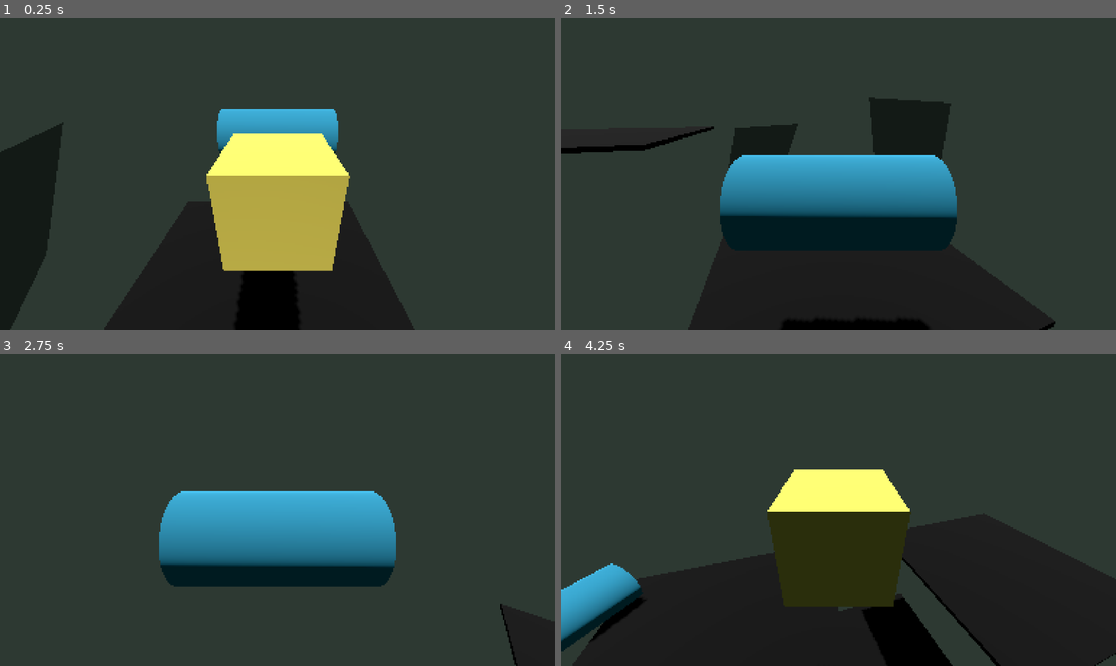
Above: before the commit, frames 1-4 (two rows, left to right).
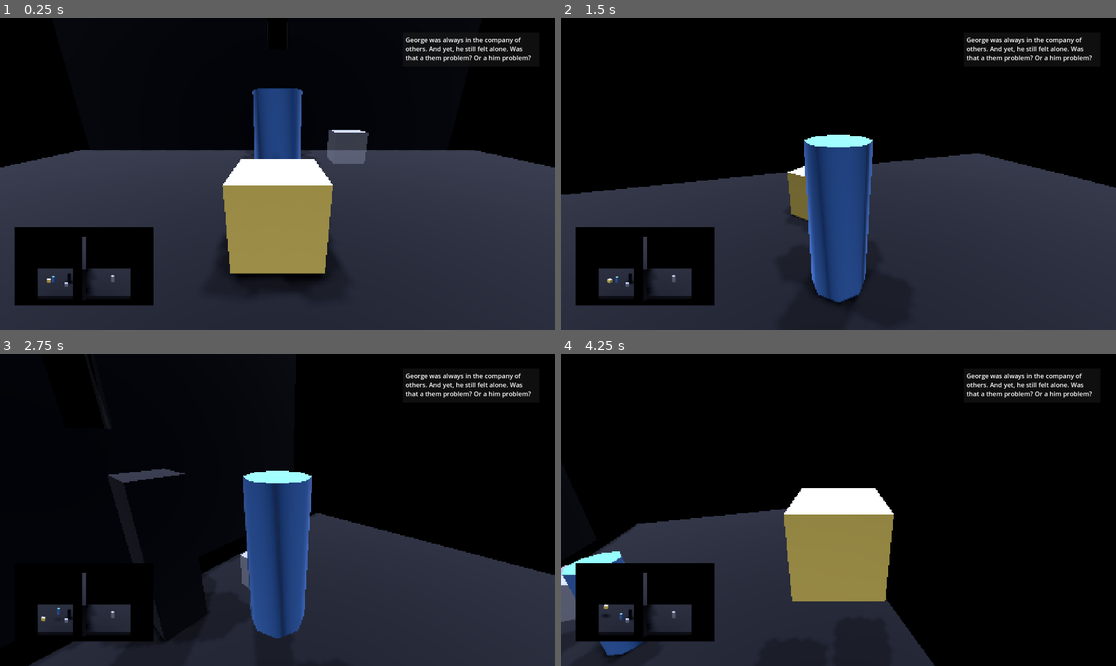
Above: after the commit, the same moments.

Repository: minifigmaster125/GeorgeHasCompany
Game: Godot game, scene res://main.tscn
The game is run twice, just before and just after one commit, with the same random seed, the same clock (stepped at 60 frames per second) and the same inputs.
Inputs (mouse positions are in pixels of both pictures, inside the frame that each line leads up to):
- Up to frame 1 (0.25 s): no input
- Up to frame 2 (1.5 s): move the mouse to (960, 158) at 0.52 s; hold A (move_right) 0.53-1.28 s; tap Shift (switch) at 0.6 s; click (960, 158) at 0.67 s; tap Space (jump) at 0.77, 0.8, 1.07, 1.35 s; move the mouse to (727, 189) at 1.27 s; hold S (move_backward) from 1.28 s (still down); click (727, 189) at 1.42 s
- Up to frame 3 (2.75 s): tap Space (jump) at 1.52, 1.82, 2.3 s; tap Shift (switch) at 1.55, 2.1 s; move the mouse to (333, 441) at 2.02 s; release S (move_backward) at 2.03 s; hold A (move_right) from 2.03 s (still down); click (333, 441) at 2.17 s
- Up to frame 4 (4.25 s): move the mouse to (810, 572) at 2.77 s; release A (move_right) at 2.78 s; hold W (move_forward) 2.78-3.53 s; tap Shift (switch) at 2.85 s; click (810, 572) at 2.92 s; tap Space (jump) at 3.02, 3.32, 3.6, 3.77, 4.07 s; move the mouse to (1005, 556) at 3.52 s; hold D (move_left) from 3.53 s (still down); click (1005, 556) at 3.67 s

The runs differ from the first frame. In frame 1, 75% of the frame differs, in the area x 0-100%, y 0-100%; in frame 2, 77%; in frame 3, 83%; in frame 4, 91%.

Commit message:
level1 somewhat

Diff:
--- /dev/null
+++ b/character_camera.gd
@@ -0,0 +1,32 @@
+extends Camera3D
+
+@export var sensitivity := 0.005
+@export var return_speed := 3.0
+@export var max_pitch := 45.0
+@export var min_pitch := -30.0
+@export var neutral_pitch := 10.0
+@export var neutral_yaw := 0.0
+
+var yaw := 0.0
+var pitch := deg_to_rad(neutral_pitch)
+var rotating := false
+
+func _input(event):
+	if event is InputEventMouseButton and event.button_index == MOUSE_BUTTON_RIGHT:
+		rotating = event.pressed
+	elif event is InputEventMouseMotion and rotating:
+		yaw -= event.relative.x * sensitivity
+		pitch = clamp(pitch - event.relative.y * sensitivity, deg_to_rad(min_pitch), deg_to_rad(max_pitch))
+
+func _process(delta):
+	if not rotating:
+		yaw = lerp(yaw, deg_to_rad(neutral_yaw), delta * return_speed)
+		pitch = lerp(pitch, deg_to_rad(neutral_pitch), delta * return_speed)
+
+	# Apply offset rotation on top of the player's transform
+	var local_rot = Basis()
+	local_rot = local_rot.rotated(Vector3.UP, yaw)
+	local_rot = local_rot.rotated(Vector3.RIGHT, pitch)
+
+	# Set the camera's local basis (relative to player)
+	transform.basis = local_rot
--- a/character_camera.tscn
+++ b/character_camera.tscn
@@ -1,7 +1,11 @@
-[gd_scene load_steps=2 format=3 uid="uid://b4e3i7shmt1q2"]
+[gd_scene load_steps=3 format=3 uid="uid://b4e3i7shmt1q2"]
 
 [ext_resource type="PackedScene" uid="uid://bu40us7iusng6" path="res://post_processor.tscn" id="1_anflb"]
+[ext_resource type="Script" uid="uid://d243rwfo3n1bx" path="res://character_camera.gd" id="1_jh334"]
 
 [node name="CharacterCamera" type="Camera3D"]
+script = ExtResource("1_jh334")
+return_speed = 10.0
 
 [node name="Node3D" parent="." instance=ExtResource("1_anflb")]
+visible = false
--- /dev/null
+++ b/goal.gd
@@ -0,0 +1,25 @@
+extends Area3D
+
+@export var required_target: Node3D
+const goalMat = preload("res://goalMat.tres")
+
+func _ready():
+	body_entered.connect(_on_body_entered)
+	body_exited.connect(_on_body_exited)
+
+func _on_body_entered(body):
+	if body == required_target:
+		required_target.get_node("CSGMesh3D").material_override = goalMat
+		# This is where you would put the code to go to the next level
+	else:
+		print("You lose!")
+		# This is where you would put the code to restart the level
+
+
+func _on_body_exited(body):
+	if body == required_target:
+		required_target.get_node("CSGMesh3D").material_override = null
+		# This is where you would put the code to go to the next level
+	else:
+		print("You lose!")
+		# This is where you would put the code to restart the level
--- /dev/null
+++ b/goalMat.tres
@@ -0,0 +1,5 @@
+[gd_resource type="StandardMaterial3D" format=3 uid="uid://bbxwics0uxlkw"]
+
+[resource]
+emission_enabled = true
+emission = Color(1, 1, 1, 1)
--- /dev/null
+++ b/goal_box.tscn
@@ -0,0 +1,15 @@
+[gd_scene load_steps=4 format=3 uid="uid://cofxfeh7uhetk"]
+
+[ext_resource type="Script" uid="uid://bubat0w0s4yhr" path="res://goal.gd" id="1_dxh6y"]
+[ext_resource type="Material" uid="uid://bnug3cp2d8of6" path="res://levels/targetMat.tres" id="2_o644c"]
+
+[sub_resource type="BoxShape3D" id="BoxShape3D_61w3m"]
+
+[node name="GoalBox" type="Area3D"]
+script = ExtResource("1_dxh6y")
+
+[node name="Goal1" type="CSGBox3D" parent="."]
+material_override = ExtResource("2_o644c")
+
+[node name="CollisionShape3D" type="CollisionShape3D" parent="."]
+shape = SubResource("BoxShape3D_61w3m")
--- /dev/null
+++ b/goal_cylinder.tscn
@@ -0,0 +1,15 @@
+[gd_scene load_steps=4 format=3 uid="uid://bv5ue6a0w176o"]
+
+[ext_resource type="Script" uid="uid://bubat0w0s4yhr" path="res://goal.gd" id="1_2aart"]
+[ext_resource type="Material" uid="uid://bnug3cp2d8of6" path="res://levels/targetMat.tres" id="1_t8iqj"]
+
+[sub_resource type="CylinderShape3D" id="CylinderShape3D_2aart"]
+
+[node name="GoalCylinder" type="Area3D"]
+script = ExtResource("1_2aart")
+
+[node name="CSGShape" type="CSGCylinder3D" parent="."]
+material_override = ExtResource("1_t8iqj")
+
+[node name="CollisionShape3D" type="CollisionShape3D" parent="."]
+shape = SubResource("CylinderShape3D_2aart")
--- /dev/null
+++ b/levels/death_area.gd
@@ -0,0 +1,12 @@
+extends Area3D
+
+
+@export var spawn_point_one := Node3D
+@export var spawn_point_two := Node3D
+
+
+func _on_body_entered(body:Node3D):
+	if body.name == "player":
+		body.global_position = spawn_point_one.global_position
+	else:
+		body.global_position = spawn_point_two.global_position
--- /dev/null
+++ b/levels/level1.tscn
@@ -0,0 +1,73 @@
+[gd_scene load_steps=9 format=3 uid="uid://dbyew4l01dpck"]
+
+[ext_resource type="Script" uid="uid://bhgg2o5o4kojw" path="res://levels/level_manager.gd" id="1_61w3m"]
+[ext_resource type="Material" uid="uid://33a40lpvwlh5" path="res://blackMat.tres" id="1_b3oru"]
+[ext_resource type="Script" uid="uid://cpv38oy5nj82r" path="res://levels/death_area.gd" id="2_pdtm5"]
+[ext_resource type="PackedScene" uid="uid://c8ld6j5d137lp" path="res://player.tscn" id="6_8hd6v"]
+[ext_resource type="PackedScene" uid="uid://cn0dmhedxp4rg" path="res://wolfgang.tscn" id="7_045es"]
+[ext_resource type="PackedScene" uid="uid://cofxfeh7uhetk" path="res://goal_box.tscn" id="8_omn1t"]
+[ext_resource type="PackedScene" uid="uid://bv5ue6a0w176o" path="res://goal_cylinder.tscn" id="9_lf3p4"]
+
+[sub_resource type="BoxShape3D" id="BoxShape3D_sjb42"]
+size = Vector3(34.1282, 1, 48.9264)
+
+[node name="Level1" type="Node3D" node_paths=PackedStringArray("characters")]
+script = ExtResource("1_61w3m")
+characters = [NodePath("Player"), NodePath("Cylinder")]
+
+[node name="CSGCombiner3D" type="CSGCombiner3D" parent="."]
+material_override = ExtResource("1_b3oru")
+use_collision = true
+
+[node name="CSGBox3D" type="CSGBox3D" parent="CSGCombiner3D"]
+transform = Transform3D(1, 0, 0, 0, 1, 0, 0, 0, 1, 0, 0, -4)
+size = Vector3(17, 1, 25)
+
+[node name="CSGBox3D2" type="CSGBox3D" parent="CSGCombiner3D"]
+transform = Transform3D(1, 0, 0, 0, 1, 0, 0, 0, 1, -0.5, 5.0069, -4)
+size = Vector3(20, 11.0138, 1)
+
+[node name="CSGBox3D3" type="CSGBox3D" parent="CSGCombiner3D"]
+transform = Transform3D(1, 0, 0, 0, 1, 0, 0, 0, 1, 0, 6.34139, -4.5)
+operation = 2
+size = Vector3(1, 3, 2)
+
+[node name="CSGBox3D4" type="CSGBox3D" parent="CSGCombiner3D"]
+transform = Transform3D(1, 0, 0, 0, 1, 0, 0, 0, 1, 0.0628152, 1.73221, 0)
+size = Vector3(1, 4.46442, 1)
+
+[node name="CSGBox3D5" type="CSGBox3D" parent="CSGCombiner3D"]
+transform = Transform3D(1, 0, 0, 0, 1, 0, 0, 0, 1, 1.08093, 0.0379944, -2.25455)
+operation = 2
+size = Vector3(19.2078, 1.83002, 2.4873)
+
+[node name="DeathArea" type="Area3D" parent="." node_paths=PackedStringArray("spawn_point_one", "spawn_point_two")]
+script = ExtResource("2_pdtm5")
+spawn_point_one = NodePath("../Spawn1")
+spawn_point_two = NodePath("../Spawn2")
+
+[node name="CollisionShape3D" type="CollisionShape3D" parent="DeathArea"]
+transform = Transform3D(1, 0, 0, 0, 1, 0, 0, 0, 1, 1.38977, -3.06098, -3.09821)
+shape = SubResource("BoxShape3D_sjb42")
+
+[node name="Spawn1" type="Node3D" parent="."]
+transform = Transform3D(1, 0, 0, 0, 1, 0, 0, 0, 1, 0, 2.71274, 5.50991)
+
+[node name="Spawn2" type="Node3D" parent="."]
+transform = Transform3D(1, 0, 0, 0, 1, 0, 0, 0, 1, 0, 2.75315, 4.30863)
+
+[node name="Player" parent="." instance=ExtResource("6_8hd6v")]
+transform = Transform3D(1, 0, 0, 0, 1, 0, 0, 0, 1, 0, 2.71274, 5.50991)
+
+[node name="Cylinder" parent="." instance=ExtResource("7_045es")]
+transform = Transform3D(1, 0, 0, 0, 1, 0, 0, 0, 1, 0, 2.75315, 4.30863)
+
+[node name="GoalBox" parent="." node_paths=PackedStringArray("required_target") instance=ExtResource("8_omn1t")]
+transform = Transform3D(1, 0, 0, 0, 1, 0, 0, 0, 1, 2.32818, 1, 0.833805)
+required_target = NodePath("../Player")
+
+[node name="GoalCylinder" parent="." node_paths=PackedStringArray("required_target") instance=ExtResource("9_lf3p4")]
+transform = Transform3D(1, 0, 0, 0, 1, 0, 0, 0, 1, 0, 1.72121, -11.6656)
+required_target = NodePath("../Cylinder")
+
+[connection signal="body_entered" from="DeathArea" to="DeathArea" method="_on_body_entered"]
--- /dev/null
+++ b/levels/level_manager.gd
@@ -0,0 +1,21 @@
+extends Node3D
+
+@export var characters: Array[Node3D] = []
+
+var current_character = 0
+
+func _ready():
+	for character in characters.size():
+		print(character)
+		if character != current_character:
+			characters[character].deactivate()
+		else:
+			characters[character].activate()
+
+func _process(_delta):
+	if Input.is_action_just_released("switch"):
+		characters[current_character].deactivate()
+		current_character += 1
+		if current_character >= characters.size():
+			current_character = 0
+		characters[current_character].activate()
--- /dev/null
+++ b/levels/targetMat.tres
@@ -0,0 +1,7 @@
+[gd_resource type="StandardMaterial3D" format=3 uid="uid://bnug3cp2d8of6"]
+
+[resource]
+transparency = 1
+albedo_color = Color(1, 1, 1, 0.345098)
+emission = Color(0.8, 0.8, 0.8, 1)
+emission_energy_multiplier = 0.0
--- a/main.gd
+++ b/main.gd
@@ -1,23 +1 @@
 extends Node3D
-
-@export var characters: Array[Node3D] = []
-
-var current_character = 0
-
-func _ready():
-	for character in characters.size():
-		print(character)
-		if character != current_character:
-			characters[character].deactivate()
-		else:
-			characters[character].activate()
-
-func _process(delta):
-	if Input.is_action_just_released("switch"):
-		characters[current_character].deactivate()
-		# characters[current_character].mass = 0.0
-		current_character += 1
-		if current_character >= characters.size():
-			current_character = 0
-		characters[current_character].activate()
-		# characters[current_character].mass = 5.0
--- a/main.tscn
+++ b/main.tscn
@@ -1,38 +1,21 @@
-[gd_scene load_steps=14 format=3 uid="uid://dl7g7n11xewby"]
+[gd_scene load_steps=8 format=3 uid="uid://dl7g7n11xewby"]
 
 [ext_resource type="Script" uid="uid://dsbvbnsbvlw41" path="res://main.gd" id="1_h2yge"]
-[ext_resource type="Material" uid="uid://33a40lpvwlh5" path="res://blackMat.tres" id="2_lquwl"]
-[ext_resource type="PackedScene" uid="uid://cqhcodxx50qgr" path="res://platform.tscn" id="3_5vw27"]
-[ext_resource type="PackedScene" uid="uid://c8ld6j5d137lp" path="res://player.tscn" id="3_h2yge"]
-[ext_resource type="PackedScene" uid="uid://cn0dmhedxp4rg" path="res://wolfgang.tscn" id="4_1bvp3"]
 [ext_resource type="PackedScene" uid="uid://bu40us7iusng6" path="res://post_processor.tscn" id="4_lquwl"]
+[ext_resource type="PackedScene" uid="uid://dbyew4l01dpck" path="res://levels/level1.tscn" id="5_7mycd"]
 [ext_resource type="AudioStream" uid="uid://cgw2ttqaepnye" path="res://GeorgeWasAlone.mp3" id="6_7mycd"]
-[ext_resource type="Script" uid="uid://s5col1orihxt" path="res://path_follow_3d.gd" id="7_kek77"]
 
-[sub_resource type="Environment" id="Environment_7dm0k"]
-background_mode = 1
-background_color = Color(0.178208, 0.2237, 0.195553, 1)
+[sub_resource type="Sky" id="Sky_272bh"]
 
-[sub_resource type="BoxMesh" id="BoxMesh_ig7tw"]
-size = Vector3(5, 0.1, 5)
+[sub_resource type="Environment" id="Environment_5vw27"]
+background_mode = 2
+sky = SubResource("Sky_272bh")
 
-[sub_resource type="BoxShape3D" id="BoxShape3D_h2yge"]
-size = Vector3(5, 0.1, 5)
+[sub_resource type="ViewportTexture" id="ViewportTexture_7mycd"]
+viewport_path = NodePath("SubViewport2")
 
-[sub_resource type="Curve3D" id="Curve3D_4c57u"]
-_data = {
-"points": PackedVector3Array(0, 0, 0, 0, 5, 0, 0, -3, 0, 0, 0, 0, 0, 0, 0, 0, 3, 0),
-"tilts": PackedFloat32Array(0, 0)
-}
-point_count = 2
-
-[sub_resource type="Curve" id="Curve_5vw27"]
-_data = [Vector2(0.00442478, 0.00957), 0.0, -0.0197378, 0, 0, Vector2(0.510324, 0.554064), 1.90263, 1.90263, 0, 0, Vector2(1, 1), 0.0326999, 0.0, 0, 0]
-point_count = 3
-
-[node name="Node3D" type="Node3D" node_paths=PackedStringArray("characters")]
+[node name="Node3D" type="Node3D"]
 script = ExtResource("1_h2yge")
-characters = [NodePath("SubViewportContainer/SubViewport/player"), NodePath("SubViewportContainer/SubViewport/wolfgang")]
 
 [node name="SubViewportContainer" type="SubViewportContainer" parent="."]
 texture_filter = 1
@@ -42,66 +25,91 @@
 grow_horizontal = 2
 grow_vertical = 2
 stretch = true
-stretch_shrink = 5
+stretch_shrink = 4
 
 [node name="SubViewport" type="SubViewport" parent="SubViewportContainer"]
 handle_input_locally = false
-size = Vector2i(384, 216)
+size = Vector2i(480, 270)
 render_target_update_mode = 4
 
 [node name="WorldEnvironment" type="WorldEnvironment" parent="SubViewportContainer/SubViewport"]
-environment = SubResource("Environment_7dm0k")
-
-[node name="StaticBody3D" type="StaticBody3D" parent="SubViewportContainer/SubViewport"]
-
-[node name="CSGMesh3D2" type="CSGMesh3D" parent="SubViewportContainer/SubViewport/StaticBody3D"]
-mesh = SubResource("BoxMesh_ig7tw")
-material = ExtResource("2_lquwl")
-
-[node name="CollisionShape3D" type="CollisionShape3D" parent="SubViewportContainer/SubViewport/StaticBody3D"]
-shape = SubResource("BoxShape3D_h2yge")
-
-[node name="StaticBody3D2" type="StaticBody3D" parent="SubViewportContainer/SubViewport"]
-transform = Transform3D(1, 0, 0, 0, 1, 0, 0, 0, 1, -0.116474, 0, 7.46723)
-collision_mask = 3
-
-[node name="CSGMesh3D2" type="CSGMesh3D" parent="SubViewportContainer/SubViewport/StaticBody3D2"]
-mesh = SubResource("BoxMesh_ig7tw")
-material = ExtResource("2_lquwl")
-
-[node name="CollisionShape3D" type="CollisionShape3D" parent="SubViewportContainer/SubViewport/StaticBody3D2"]
-shape = SubResource("BoxShape3D_h2yge")
-
-[node name="StaticBody3D3" parent="SubViewportContainer/SubViewport" instance=ExtResource("3_5vw27")]
-transform = Transform3D(1, 0, 0, 0, 1, 0, 0, 0, 1, -0.116474, -3.69032, 3.87658)
+environment = SubResource("Environment_5vw27")
 
 [node name="DirectionalLight3D" type="DirectionalLight3D" parent="SubViewportContainer/SubViewport"]
-transform = Transform3D(-0.919362, 0.387218, 0.0695419, -0.0147322, -0.210527, 0.977477, 0.393137, 0.897631, 0.199255, 0, -0.00238848, -0.00929832)
+transform = Transform3D(0.965926, -1.13133e-08, 0.258819, -0.25, 0.258819, 0.933013, -0.0669873, -0.965926, 0.25, 1, 16.3122, -0.00929832)
+light_color = Color(0.744441, 0.77339, 0.899994, 1)
+light_energy = 0.5
 shadow_enabled = true
 
-[node name="wolfgang" parent="SubViewportContainer/SubViewport" instance=ExtResource("4_1bvp3")]
-transform = Transform3D(1, 0, 0, 0, 1, 0, 0, 0, 1, 0.293766, 4.25232, -0.960026)
+[node name="DirectionalLight3D2" type="DirectionalLight3D" parent="SubViewportContainer/SubViewport"]
+transform = Transform3D(0.961516, -0.12941, -0.242363, 0.197264, -0.288849, 0.936832, -0.191241, -0.948588, -0.252205, 1, 16.3122, -0.00929832)
+light_color = Color(0.744441, 0.77339, 0.899994, 1)
+light_energy = 0.5
+shadow_enabled = true
 
-[node name="player" parent="SubViewportContainer/SubViewport" instance=ExtResource("3_h2yge")]
-transform = Transform3D(1, 0, 0, 0, 1, 0, 0, 0, 1, 0.293766, 4.25232, 1.03538)
+[node name="DirectionalLight3D3" type="DirectionalLight3D" parent="SubViewportContainer/SubViewport"]
+transform = Transform3D(0.961516, -0.12941, -0.242362, 0.266457, 0.224144, 0.937422, -0.0669873, -0.965926, 0.25, 1, 16.3122, -0.00929832)
+light_color = Color(0.744441, 0.77339, 0.899994, 1)
+light_energy = 0.5
+shadow_enabled = true
+
+[node name="DirectionalLight3D4" type="DirectionalLight3D" parent="SubViewportContainer/SubViewport"]
+transform = Transform3D(0.957552, 0.133669, 0.255394, -0.21875, -0.24004, 0.945796, 0.187728, -0.961516, -0.200611, 1, 16.3122, -0.00929832)
+light_color = Color(0.744441, 0.77339, 0.899994, 1)
+light_energy = 0.5
+shadow_enabled = true
 
 [node name="Camera3D" type="Camera3D" parent="SubViewportContainer/SubViewport"]
 transform = Transform3D(0.57568, 0.28764, -0.765412, 0.0883218, 0.908732, 0.407927, 0.812891, -0.302438, 0.497734, -2.29373, 2.30522, 1.16416)
-current = true
 
 [node name="Node3D" parent="SubViewportContainer/SubViewport/Camera3D" instance=ExtResource("4_lquwl")]
+visible = false
 
-[node name="Path3D" type="Path3D" parent="SubViewportContainer/SubViewport"]
-transform = Transform3D(1, 0, 0, 0, 1, 0, 0, 0, 1, 5.86674, 0, 3.4975)
-curve = SubResource("Curve3D_4c57u")
-
-[node name="PathFollow3D" type="PathFollow3D" parent="SubViewportContainer/SubViewport/Path3D"]
-transform = Transform3D(-4.37114e-08, 0, 1, 0, 1, 0, -1, 0, -4.37114e-08, 0, -3, 0)
-rotation_mode = 1
-script = ExtResource("7_kek77")
-progress_curve = SubResource("Curve_5vw27")
-
-[node name="StaticBody3D3" parent="SubViewportContainer/SubViewport/Path3D/PathFollow3D" instance=ExtResource("3_5vw27")]
+[node name="Node3D" parent="SubViewportContainer/SubViewport" instance=ExtResource("5_7mycd")]
 
 [node name="AudioStreamPlayer" type="AudioStreamPlayer" parent="."]
 stream = ExtResource("6_7mycd")
+volume_db = -29.918
+autoplay = true
+
+[node name="TextureRect" type="TextureRect" parent="."]
+offset_left = 51.0
+offset_top = 725.0
+offset_right = 531.0
+offset_bottom = 995.0
+texture = SubResource("ViewportTexture_7mycd")
+
+[node name="SubViewport2" type="SubViewport" parent="."]
+size = Vector2i(362, 232)
+
+[node name="Camera3D" type="Camera3D" parent="SubViewport2"]
+transform = Transform3D(-2.18557e-08, -0.5, 0.866025, 3.78552e-08, 0.866025, 0.5, -1, 4.37114e-08, -1.77636e-15, 16.4202, 15.5918, -3.97786)
+projection = 1
+size = 23.972
+
+[node name="Panel" type="Panel" parent="."]
+anchors_preset = 1
+anchor_left = 1.0
+anchor_right = 1.0
+offset_left = -527.0
+offset_top = 50.0
+offset_right = -54.0
+offset_bottom = 168.0
+
+[node name="MarginContainer" type="MarginContainer" parent="Panel"]
+layout_mode = 1
+anchors_preset = 15
+anchor_right = 1.0
+anchor_bottom = 1.0
+grow_horizontal = 2
+grow_vertical = 2
+theme_override_constants/margin_left = 10
+theme_override_constants/margin_top = 10
+theme_override_constants/margin_right = 10
+theme_override_constants/margin_bottom = 10
+
+[node name="RichTextLabel" type="RichTextLabel" parent="Panel/MarginContainer"]
+layout_mode = 2
+theme_override_font_sizes/normal_font_size = 22
+text = "George was always in the company of others. And yet, he still felt alone. Was that a them problem? Or a him problem?"
+autowrap_mode = 2
--- a/path_follow_3d.gd
+++ b/path_follow_3d.gd
@@ -6,7 +6,11 @@
 var dir = 1
 var t = 0
 
-func _process(delta):
+
+func _ready():
+	t = randf()
+
+func _physics_process(delta):
 	t += dir * speed * delta
 	if progress_ratio >= 0.99:
 		progress_ratio = 0.99
--- a/platform.tscn
+++ b/platform.tscn
@@ -8,7 +8,8 @@
 [sub_resource type="BoxShape3D" id="BoxShape3D_h2yge"]
 size = Vector3(5, 0.1, 5)
 
-[node name="StaticBody3D3" type="StaticBody3D"]
+[node name="StaticBody3D3" type="AnimatableBody3D"]
+sync_to_physics = false
 
 [node name="CSGMesh3D2" type="CSGMesh3D" parent="."]
 mesh = SubResource("BoxMesh_ig7tw")
--- a/player.tscn
+++ b/player.tscn
@@ -1,25 +1,23 @@
 [gd_scene load_steps=7 format=3 uid="uid://c8ld6j5d137lp"]
 
 [ext_resource type="Script" uid="uid://b5wn71ixf1atu" path="res://player.gd" id="1_4flbx"]
+[ext_resource type="Material" uid="uid://cb1k0b8xcl2di" path="res://playerMat.tres" id="2_i3pqv"]
 [ext_resource type="PackedScene" uid="uid://b4e3i7shmt1q2" path="res://character_camera.tscn" id="2_onrkg"]
 
 [sub_resource type="BoxMesh" id="BoxMesh_sh265"]
-
-[sub_resource type="StandardMaterial3D" id="StandardMaterial3D_4flbx"]
-albedo_color = Color(0.94902, 0.835294, 0.380392, 1)
 
 [sub_resource type="BoxShape3D" id="BoxShape3D_onrkg"]
 
 [sub_resource type="BoxShape3D" id="BoxShape3D_i3pqv"]
 size = Vector3(1, 0.2, 1)
 
-[node name="CharacterBody3D" type="CharacterBody3D"]
+[node name="Player" type="CharacterBody3D"]
 script = ExtResource("1_4flbx")
 
 [node name="CSGMesh3D" type="CSGMesh3D" parent="."]
 transform = Transform3D(1, 0, 0, 0, 1, 0, 0, 0, 1, 0.00197303, -0.0053786, 0.00452733)
 mesh = SubResource("BoxMesh_sh265")
-material = SubResource("StandardMaterial3D_4flbx")
+material = ExtResource("2_i3pqv")
 
 [node name="CollisionShape3D" type="CollisionShape3D" parent="."]
 transform = Transform3D(1, 0, 0, 0, 1, 0, 0, 0, 1, 0.00197303, -0.0053786, 0.00452733)
@@ -27,7 +25,9 @@
 debug_color = Color(0.122104, 0.667543, 0.864034, 0.42)
 
 [node name="CharacterCamera" parent="." instance=ExtResource("2_onrkg")]
-transform = Transform3D(1, 0, 0, 0, 0.88515, 0.465306, 0, -0.465306, 0.88515, 0, 1.1641, 1.75192)
+transform = Transform3D(1, 0, 0, 0, 0.978678, 0.205402, 0, -0.205402, 0.978678, 0, 1.16173, 2.22245)
+current = true
+neutral_pitch = -20.0
 
 [node name="BottomArea" type="Area3D" parent="."]
 transform = Transform3D(1, 0, 0, 0, 1, 0, 0, 0, 1, 0, -0.51456, 0)
--- /dev/null
+++ b/playerMat.tres
@@ -0,0 +1,4 @@
+[gd_resource type="StandardMaterial3D" format=3 uid="uid://cb1k0b8xcl2di"]
+
+[resource]
+albedo_color = Color(0.94902, 0.835294, 0.380392, 1)
--- a/project.godot
+++ b/project.godot
@@ -19,6 +19,10 @@
 
 window/size/viewport_width=1920
 window/size/viewport_height=1080
+
+[dotnet]
+
+project/assembly_name="pixel3dShader"
 
 [input]
 
--- a/wolfgang.tscn
+++ b/wolfgang.tscn
@@ -1,41 +1,44 @@
-[gd_scene load_steps=7 format=3 uid="uid://cn0dmhedxp4rg"]
+[gd_scene load_steps=6 format=3 uid="uid://cn0dmhedxp4rg"]
 
 [ext_resource type="Script" uid="uid://b5wn71ixf1atu" path="res://player.gd" id="1_1x5ha"]
 [ext_resource type="PackedScene" uid="uid://b4e3i7shmt1q2" path="res://character_camera.tscn" id="2_f54wh"]
 
-[sub_resource type="CylinderMesh" id="CylinderMesh_0xm2m"]
+[sub_resource type="StandardMaterial3D" id="StandardMaterial3D_f54wh"]
+albedo_color = Color(0.269109, 0.453433, 0.688306, 1)
 
-[sub_resource type="StandardMaterial3D" id="StandardMaterial3D_h2yge"]
-albedo_color = Color(0.204431, 0.556588, 0.70345, 1)
-
-[sub_resource type="CylinderShape3D" id="CylinderShape3D_h2yge"]
+[sub_resource type="CylinderShape3D" id="CylinderShape3D_f54wh"]
+radius = 0.38916
 
 [sub_resource type="BoxShape3D" id="BoxShape3D_f54wh"]
 size = Vector3(1, 0.2, 1)
 
-[node name="CharacterBody3D2" type="CharacterBody3D"]
+[node name="Cylinder" type="CharacterBody3D"]
 script = ExtResource("1_1x5ha")
+jump_force = 15.0
 
-[node name="CSGMesh3D3" type="CSGMesh3D" parent="."]
-transform = Transform3D(-4.37114e-08, -1, 0, 1, -4.37114e-08, 0, 0, 0, 1, 0, 0, 0)
-mesh = SubResource("CylinderMesh_0xm2m")
-material = SubResource("StandardMaterial3D_h2yge")
+[node name="CSGMesh3D" type="CSGCylinder3D" parent="."]
+radius = 0.390137
+material = SubResource("StandardMaterial3D_f54wh")
 
 [node name="CollisionShape3D" type="CollisionShape3D" parent="."]
-transform = Transform3D(-4.37114e-08, -1, 0, 1, -4.37114e-08, 0, 0, 0, 1, 0, 0, 0)
-shape = SubResource("CylinderShape3D_h2yge")
+transform = Transform3D(-1, 8.74228e-08, 0, -8.74228e-08, -1, 0, 0, 0, 1, 0, 0, 0)
+shape = SubResource("CylinderShape3D_f54wh")
 
 [node name="CharacterCamera" parent="." instance=ExtResource("2_f54wh")]
-transform = Transform3D(1, 0, 0, 0, 0.956146, 0.292889, 0, -0.292889, 0.956146, 0, 0.936806, 2.02569)
+transform = Transform3D(1, 0, 0, 0, 0.922242, 0.386614, 0, -0.386614, 0.922242, 0, 1.41989, 2.25598)
+current = true
+neutral_pitch = -20.0
 
 [node name="BottomArea" type="Area3D" parent="."]
-transform = Transform3D(1, 0, 0, 0, 1, 0, 0, 0, 1, 0, -0.51456, 0)
+transform = Transform3D(1, 0, 0, 0, 1, 0, 0, 0, 1, 0, -1.01456, 0)
 
 [node name="CollisionShape3D" type="CollisionShape3D" parent="BottomArea"]
 shape = SubResource("BoxShape3D_f54wh")
+debug_color = Color(6.16074e-06, 0.754531, 0.878123, 0.42)
 
 [node name="TopArea" type="Area3D" parent="."]
-transform = Transform3D(1, 0, 0, 0, 1, 0, 0, 0, 1, 0, 0.5, 0)
+transform = Transform3D(1, 0, 0, 0, 1, 0, 0, 0, 1, 0, 1, 0)
 
 [node name="CollisionShape3D" type="CollisionShape3D" parent="TopArea"]
 shape = SubResource("BoxShape3D_f54wh")
+debug_color = Color(6.16074e-06, 0.754531, 0.878123, 0.42)
Not shown, added: character_camera.gd.uid
Not shown, added: goal.gd.uid
Not shown, added: levels/death_area.gd.uid
Not shown, added: levels/level_manager.gd.uid
